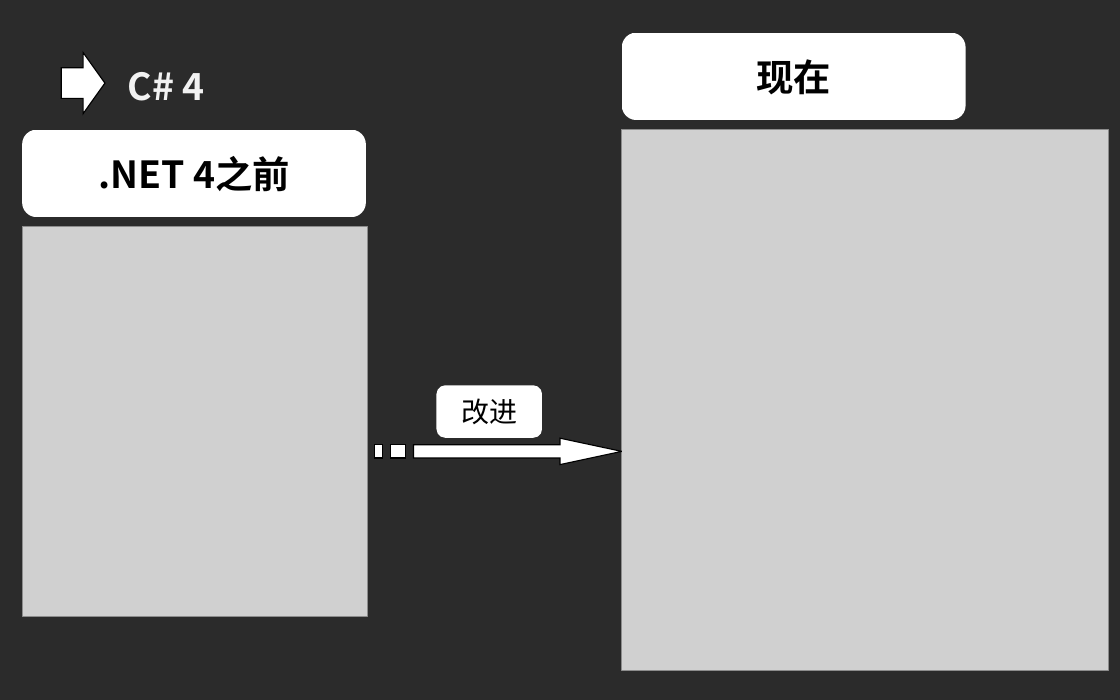
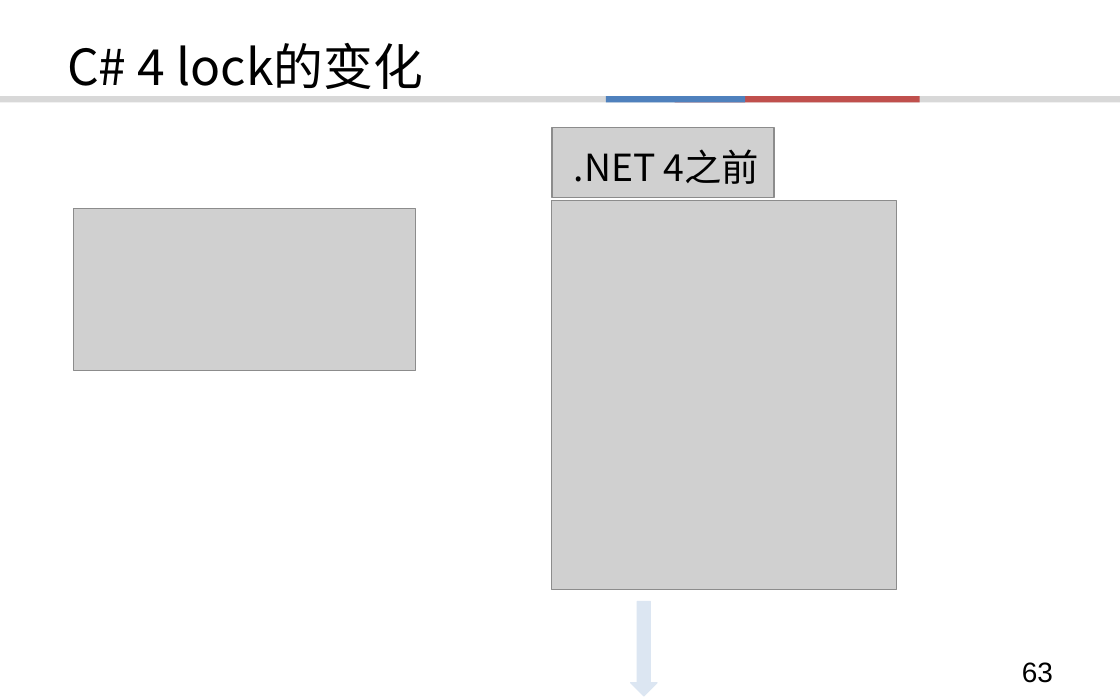
Before and after one commit to TerabyteX/lecture, a slide deck: slide 63 of C#/CsharpEvolution.ppt (slide 46 before the commit). Drawn at 1120x700 pixels with LibreOffice and Linux fonts; fonts in the diff are those of the drawing; grey boxes stand for pictures; background and template pictures are left out; a plain dark background stands for a picture behind light text. Boxes give left, top, right and bottom in pixels: in the first picture for what was removed or moved away, otherwise in the second. Text is boxed around its words. In the diff, an @@ line names an element or a change of style, - is before the commit and + after.

```diff
--- a/C#/CsharpEvolution.ppt
+++ b/C#/CsharpEvolution.ppt
@@ background picture (left out) to #FFFFFF @@
@@ title "C# 4 lock的变化" at bbox=[67, 43, 424, 89]: vertical alignment top to middle @@
@@ right arrow removed at bbox=[62, 53, 105, 114] @@
@@ title at bbox=[67, 43, 424, 89]: text changed; size 24 to 32 pt; text colour #F2F2F2 to #000000; bold off @@
-C# 4
+C# 4 lock的变化
@@ rounded rectangle removed at bbox=[622, 32, 965, 120] @@
-现在
@@ rectangle added at bbox=[0, 96, 1120, 103], fill #D8D8D8 @@
@@ rectangle added at bbox=[606, 96, 745, 103], fill #4F81BD @@
@@ rectangle added at bbox=[674, 96, 920, 103], fill #C0504D @@
@@ picture added at bbox=[552, 128, 774, 197] @@
@@ text ".NET 4之前": place and size @@
-text ".NET 4之前" at bbox=[22, 130, 366, 217]
+text ".NET 4之前" at bbox=[574, 149, 759, 184]
@@ text ".NET 4之前" at bbox=[574, 149, 759, 184]: bold off; more space between paragraphs; vertical alignment middle to top; fill #FFFFFF to none @@
@@ picture: place and size @@
-picture at bbox=[22, 226, 367, 616]
+picture at bbox=[74, 208, 416, 371]
@@ picture: place and size @@
-picture at bbox=[622, 130, 1108, 671]
+picture at bbox=[551, 200, 896, 590]
@@ rounded rectangle removed at bbox=[437, 385, 542, 438] @@
-改进
@@ freeform shape removed at bbox=[375, 438, 622, 465] @@
@@ down arrow added at bbox=[631, 601, 657, 696], fill #DCE6F2, outline #DCE6F2 0.74 pt @@
@@ page number added at bbox=[1022, 662, 1053, 683], 18 pt, text #000000 @@
+63
```
Also in this commit, not shown: 47 other slides changed, 37 slides added, 7 slides removed.
